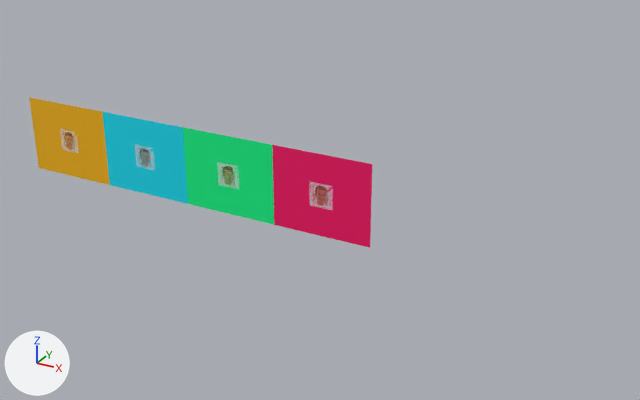
Renders of the Blender file blender/wallpapers.blend from each side of a commit.
Camera for both pictures: a camera (50 mm lens) standing at (58.6, -57.7, 28.5) and looking at (26.1, 1.4, -1.1). The lights are fixed; the arrows at lower left show +X, +Y and +Z. The first picture is the older version.

The first picture shows 'color', 'color.001', 'color.002', 'color.003' and 4 more.
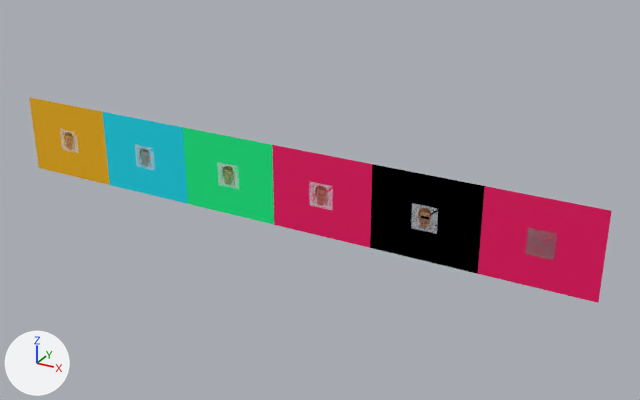
Edits to the bpy script that builds the scene:
```text
Add img_hanne_was_here_white_criminal_png:
    img_hanne_was_here_white_criminal_png = load_image('hanne was here white criminal.png', 'renders/hanne was here white criminal.png', 1920, 1920, 'sRGB')
Add mat_hanne_was_here_vloeken:
    mat_hanne_was_here_vloeken = principled_material('hanne was here vloeken')
    mat_hanne_was_here_vloeken.base_color = (0.8, 0.8, 0.8)  # white #e7e7e7
    mat_hanne_was_here_vloeken.roughness = 0.0
    mat_hanne_was_here_vloeken.specular_ior_level = 0.0
Add mat_hanne_was_here_censuur:
    mat_hanne_was_here_censuur = principled_material('hanne was here censuur')
    mat_hanne_was_here_censuur.texture = img_hanne_was_here_white_criminal_png  # with its transparency
    mat_hanne_was_here_censuur.roughness = 0.0
    mat_hanne_was_here_censuur.specular_ior_level = 0.0
Add mat_black:
    mat_black = principled_material('black')
    mat_black.base_color = (0.0, 0.0, 0.0)  # black #000000
    mat_black.roughness = 0.0
    mat_black.specular_ior_level = 0.0
Add me_hanne_was_here_white_005:
    me_hanne_was_here_white_005.from_pydata([(-0.5, -0.5, 0.0), (0.5, -0.5, 0.0), (-0.5, 0.5, 0.0), (0.5, 0.5, 0.0)], [], [(0, 1, 3, 2)])
    me_hanne_was_here_white_005.materials.append(mat_hanne_was_here_vloeken)  # its picture is missing
Add me_hanne_was_here_white_004:
    me_hanne_was_here_white_004.from_pydata(...)  # 4 vertices, 1 face; spans x -0.5..0.5, y -0.5..0.5, z 0.0
    me_hanne_was_here_white_004.materials.append(mat_hanne_was_here_censuur)  # picture img_hanne_was_here_white_criminal_png
Add me_plane_004:
    me_plane_004.from_pydata([(-1.0, -1.0, 0.0), (1.0, -1.0, 0.0), (-1.0, 1.0, 0.0), (1.0, 1.0, 0.0)], [], [(0, 1, 3, 2)])
    me_plane_004.materials.append(mat_black)  # black #000000
Add ob_hanne_was_here_white_005:
    ob_hanne_was_here_white_005 = bpy.data.objects.new('hanne was here white.005', me_hanne_was_here_white_005)
    ob_hanne_was_here_white_005.location = (45.0, 0.0, 0.0)
    ob_hanne_was_here_white_005.rotation_euler = (1.571, 0.0, 0.0)  # degrees (90, 0, 0)
    ob_hanne_was_here_white_005.scale = (2.12, 2.12, 2.12)
Add ob_color_005:
    ob_color_005 = bpy.data.objects.new('color.005', me_plane_003.copy())  # the mesh of ob_color_003
    ob_color_005.location = (45.0, 0.0, 0.0)
    ob_color_005.rotation_euler = (1.571, 0.0, 0.0)  # degrees (90, 0, 0)
    ob_color_005.scale = (4.5, 3.59, 4.5)
Add ob_hanne_was_here_white_004:
    ob_hanne_was_here_white_004 = bpy.data.objects.new('hanne was here white.004', me_hanne_was_here_white_004)
    ob_hanne_was_here_white_004.location = (36.0, 0.0, 0.0)
    ob_hanne_was_here_white_004.rotation_euler = (1.571, 0.0, 0.0)  # degrees (90, 0, 0)
    ob_hanne_was_here_white_004.scale = (2.12, 2.12, 2.12)
Add ob_color_004:
    ob_color_004 = bpy.data.objects.new('color.004', me_plane_004)
    ob_color_004.location = (36.0, 0.0, 0.0)
    ob_color_004.rotation_euler = (1.571, 0.0, 0.0)  # degrees (90, 0, 0)
    ob_color_004.scale = (4.5, 3.59, 4.5)
```

Location of each change, (x1, y1, x2, y2) in pixels of the pictures (640 x 400 px):
'color.005', added
    after: (478, 186, 612, 303)
'color.004', added (black)
    after: (370, 164, 485, 274)
'hanne was here white.005', added (brown)
    after: (525, 228, 557, 260)
'hanne was here white.004', added
    after: (416, 205, 433, 232)
